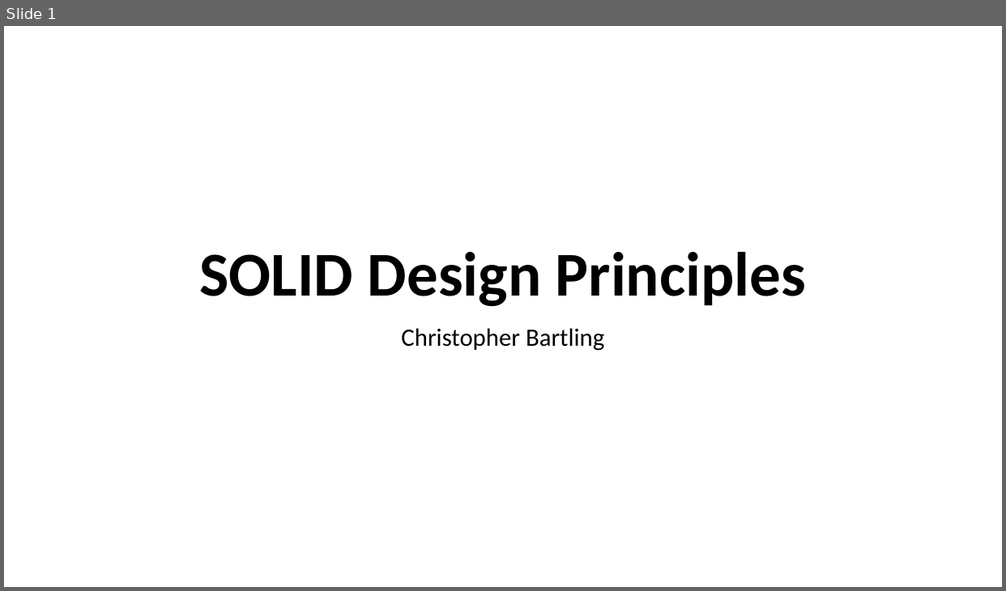
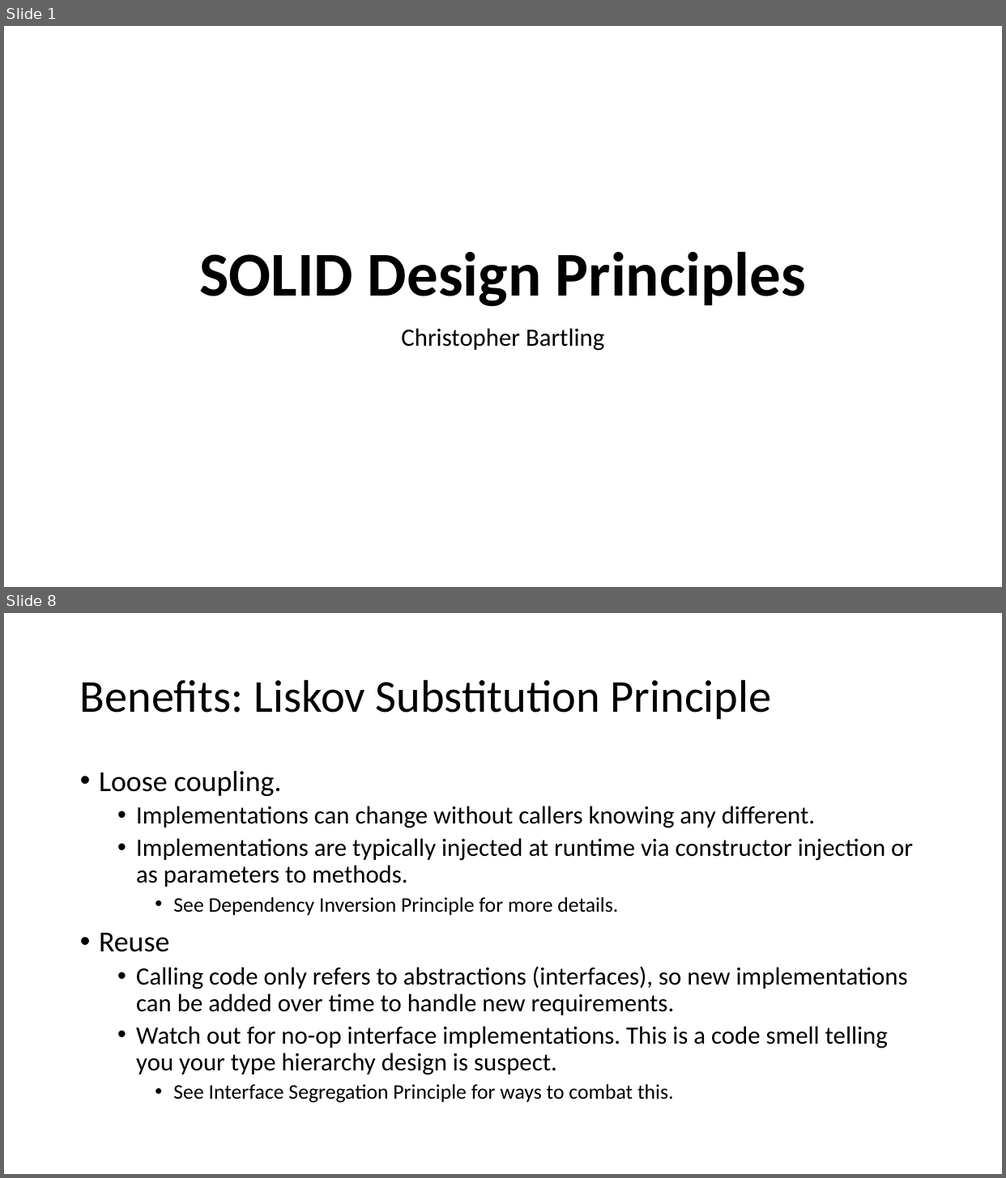
Before and after one commit to cebartling/test-driven, a slide deck: presentations/SOLID Design Principles.pptx. Shown one above the other, each under a label of ours: slide 1 before the commit, slides 1 and 8 after it; the slides between them are not shown. The pictures are 1006x591 and 1006x1178 pixels, drawn with LibreOffice and Linux fonts; fonts in the diff are those of the drawing. Boxes give left, top, right and bottom in pixels: in the first picture for what was removed or moved away, otherwise in the second. Text is boxed around its words. In the diff, an @@ line names an element or a change of style, - is before the commit and + after.

Commit message:
Code smells and SOLID Design Principles presentations final cut

```diff
--- a/presentations/SOLID Design Principles.pptx
+++ b/presentations/SOLID Design Principles.pptx
@@ slide 8 added at [4,613,1002,1174], background #FFFFFF @@
@@ title added at [80,679,772,719], 44 pt, text #000000 @@
+Benefits: Liskov Substitution Principle
@@ text added at [99,771,913,1103], 24 pt, text #000000 @@
+• Loose coupling.
+  • Implementations can change without callers knowing any different.
+  • Implementations are typically injected at runtime via constructor injection or as parameters to methods.
+    • See Dependency Inversion Principle for more details.
+• Reuse
+  • Calling code only refers to abstractions (interfaces), so new implementations can be added over time to handle new requirements.
+  • Watch out for no-op interface implementations. This is a code smell telling you your type hierarchy design is suspect.
+    • See Interface Segregation Principle for ways to combat this.
```
Also in this commit, not shown: 6 slides changed, 4 other slides added, 1 slide removed, 1 other file.
